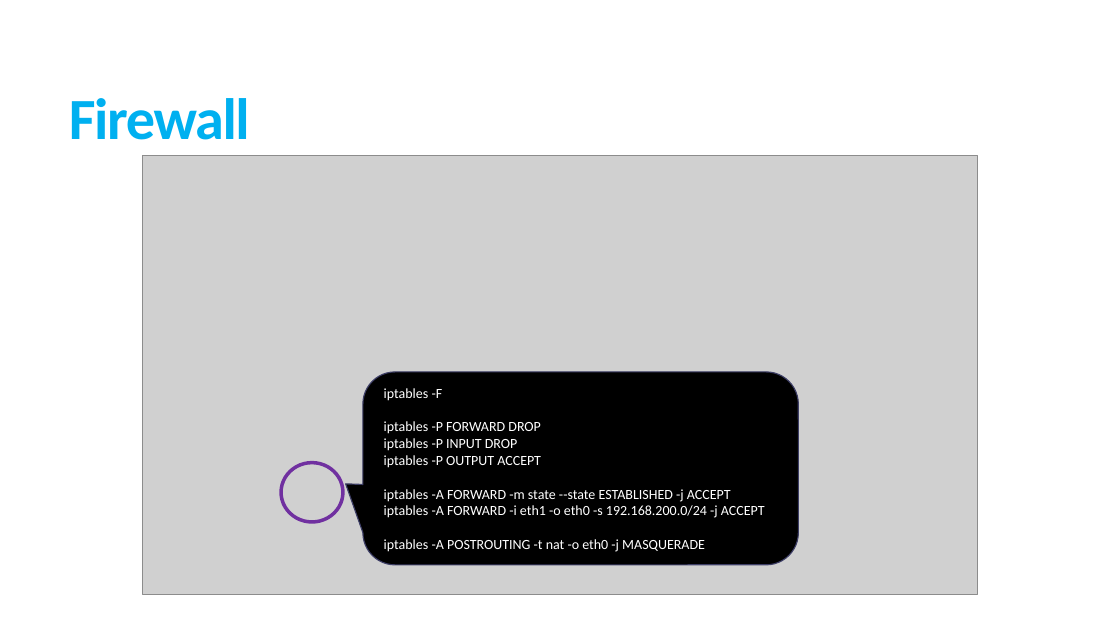
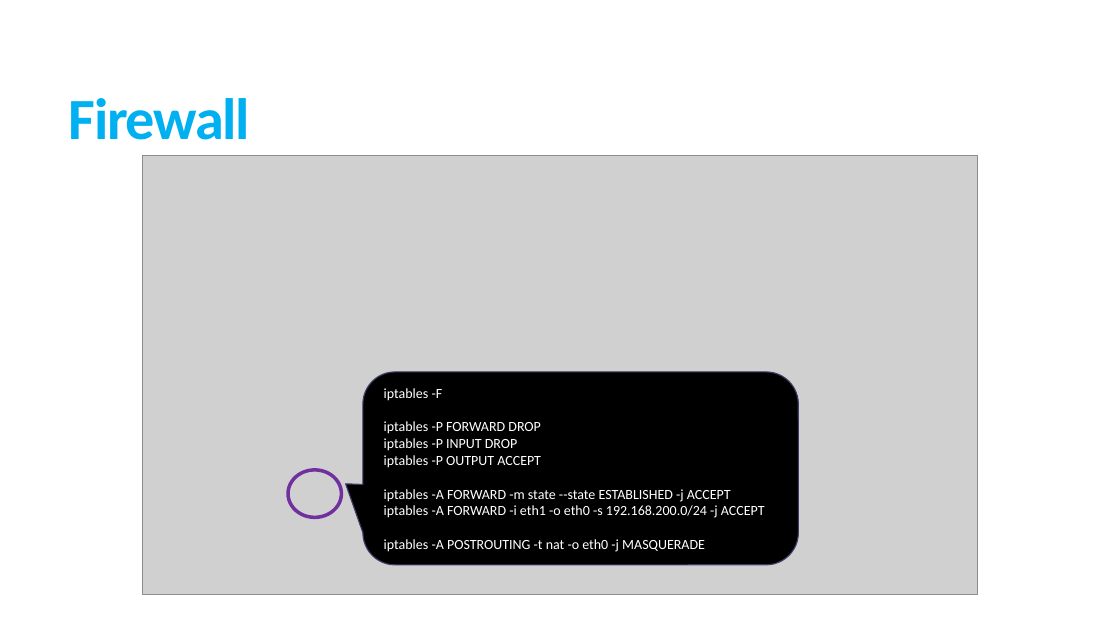
Before and after one commit to creccovalerio/NSD-Project, a slide deck: slide 17 of Presentazione_NSD.pptx. Drawn at 1120x630 pixels with LibreOffice and Linux fonts; fonts in the diff are those of the drawing; grey boxes stand for pictures. Boxes give left, top, right and bottom in pixels: in the first picture for what was removed or moved away, otherwise in the second. Text is boxed around its words. In the diff, an @@ line names an element or a change of style, - is before the commit and + after.

```diff
--- a/Presentazione_NSD.pptx
+++ b/Presentazione_NSD.pptx
@@ ellipse resized from (x1=281, y1=463, x2=344, y2=523) to (x1=288, y1=470, x2=342, y2=518) @@
```
Also in this commit, not shown: 4 other slides changed, 19 slides added, 14 other files.
